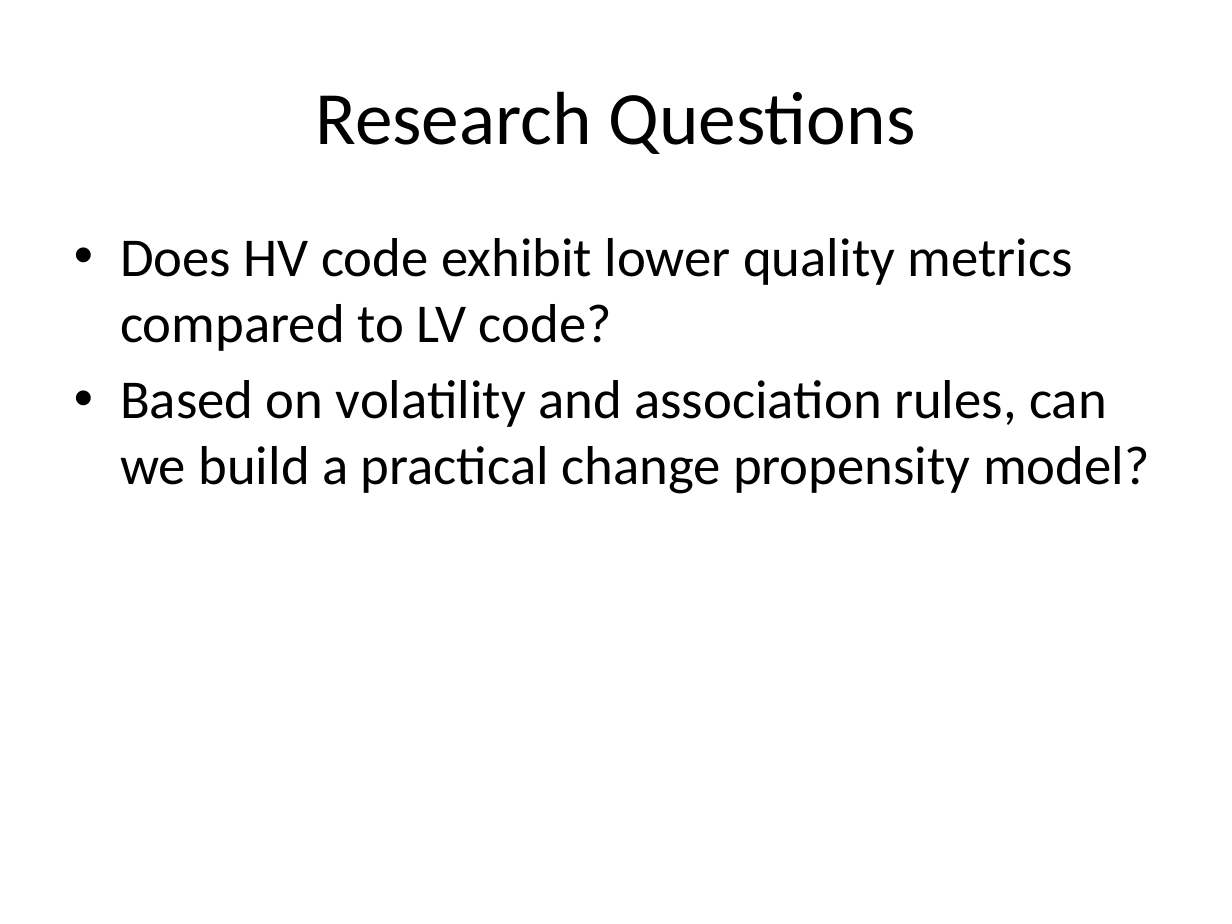
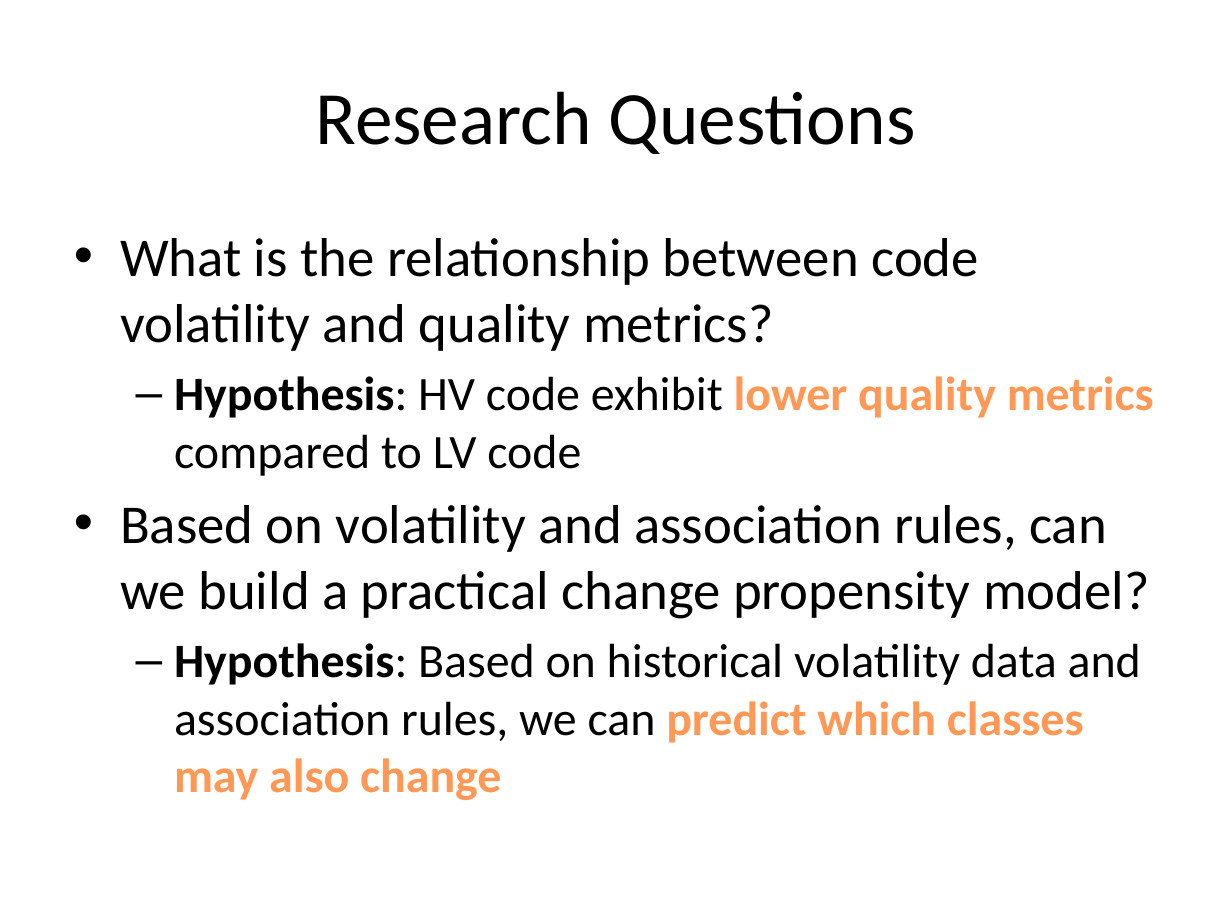
Before and after one commit to tajmilur-rahman/SOEN6611, a slide deck: slide 5 of milestones/Group_Presentation_Volatility.pptx (slide 6 before the commit). Drawn at 1232x924 pixels with LibreOffice and Linux fonts; fonts in the diff are those of the drawing. Boxes give left, top, right and bottom in pixels: in the first picture for what was removed or moved away, otherwise in the second. Text is boxed around its words. In the diff, an @@ line names an element or a change of style, - is before the commit and + after.

Commit message:
More work on the slides

```diff
--- a/milestones/Group_Presentation_Volatility.pptx
+++ b/milestones/Group_Presentation_Volatility.pptx
@@ text at (120,238,1154,476): text changed @@
-• Does HV code exhibit lower quality metrics compared to LV code?
+• What is the relationship between code volatility and quality metrics?
+  – Hypothesis: HV code exhibit lower quality metrics compared to LV code
@@ text at (174,643,1141,800): paragraph added @@
+  – Hypothesis: Based on historical volatility data and association rules, we can predict which classes may also change
```
Also in this commit, not shown: 8 other slides changed, 6 slides added, 1 slide removed, 2 other files.
